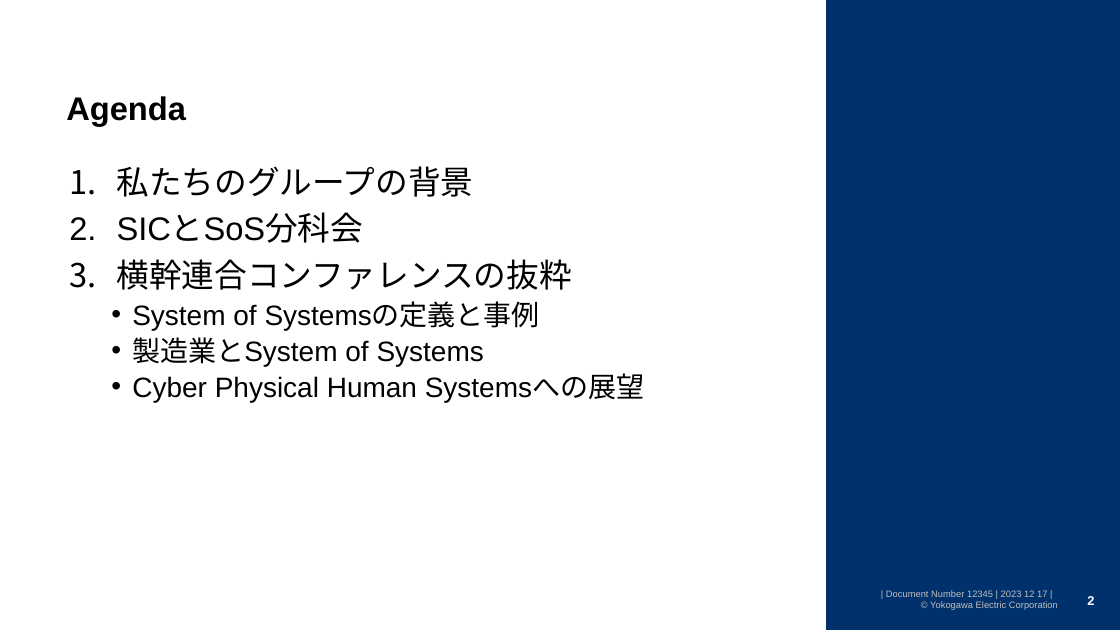
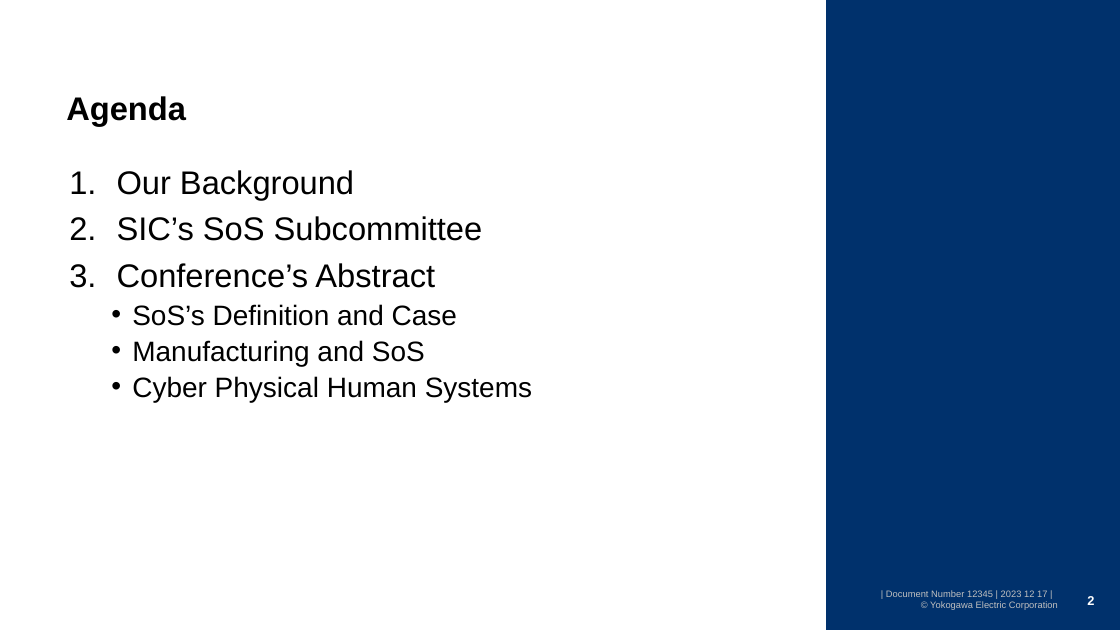
Before and after one commit to watarukumagai-git/opt, a slide deck: slide 2 of SoS/240322_SoS_kumagai.pptx. Drawn at 1120x630 pixels with LibreOffice and Linux fonts; fonts in the diff are those of the drawing; background and template pictures are left out. Boxes give left, top, right and bottom in pixels: in the first picture for what was removed or moved away, otherwise in the second. Text is boxed around its words. In the diff, an @@ line names an element or a change of style, - is before the commit and + after.

```diff
--- a/SoS/240322_SoS_kumagai.pptx
+++ b/SoS/240322_SoS_kumagai.pptx
@@ text at <box>117,170,532,402</box>: text changed @@
-1. 私たちのグループの背景
-2. SICとSoS分科会
-3. 横幹連合コンファレンスの抜粋
-  • System of Systemsの定義と事例
-  • 製造業とSystem of Systems
-  • Cyber Physical Human Systemsへの展望
+1. Our Background
+2. SIC’s SoS Subcommittee
+3. Conference’s Abstract
+  • SoS’s Definition and Case
+  • Manufacturing and SoS
+  • Cyber Physical Human Systems
```
Also in this commit, not shown: 4 other slides changed, 4 slides added, 2 slides removed, 1 other file.
